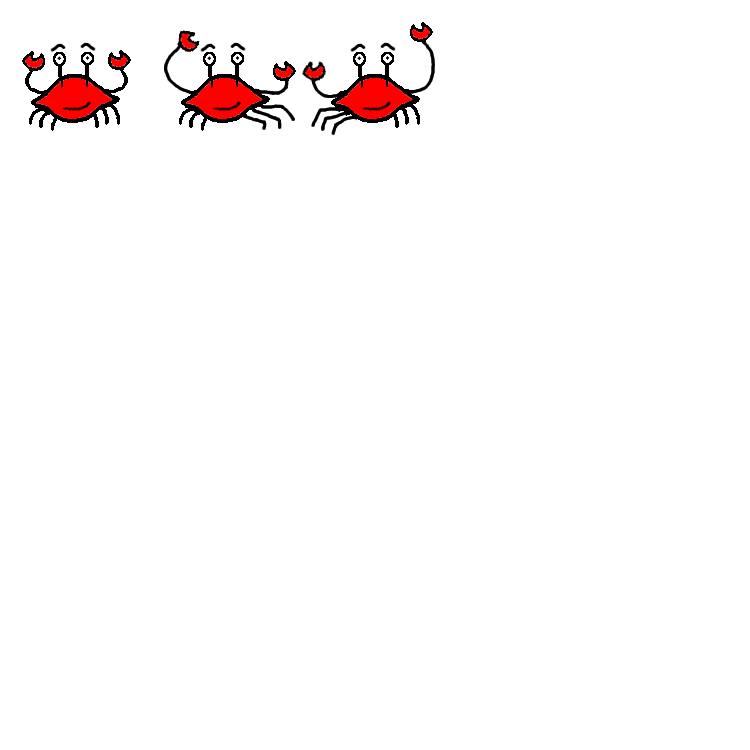
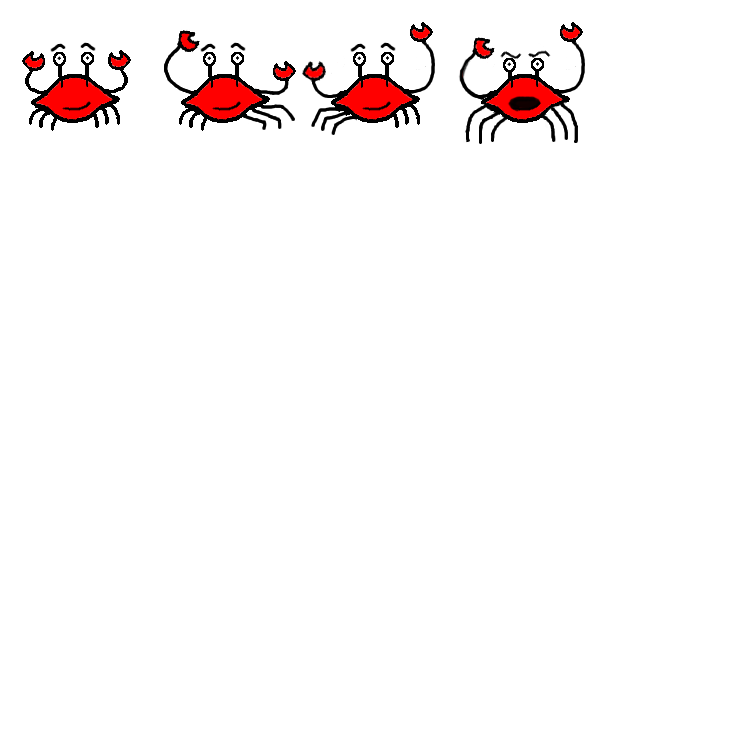
Two versions of the same layered image (750x750). Layer-by-layer changes:
painted on "Background" over <box>164,22,585,144</box>
